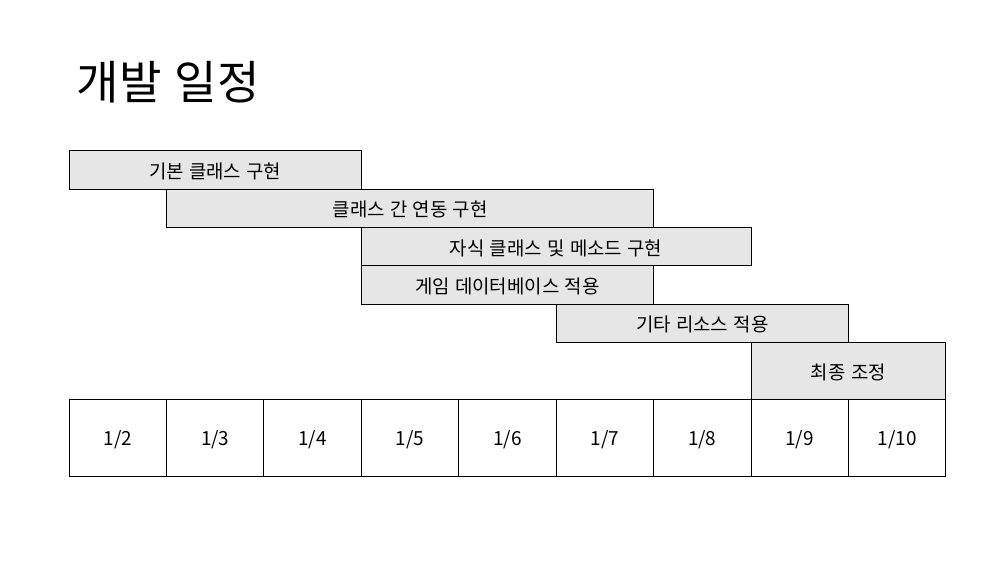
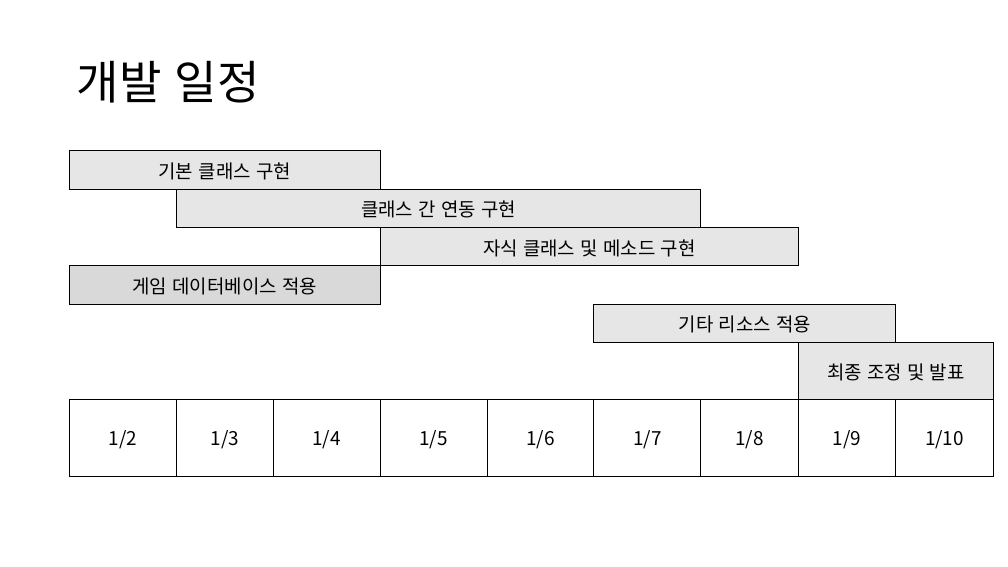
Before and after one commit to bkhj17/Dominion, a slide deck: slide 11 of WINAPI/Textures/Dominion/배한진 WINAPI 기획서 - 도미니온.pptx (slide 10 before the commit). Drawn at 1008x567 pixels with LibreOffice and Linux fonts; fonts in the diff are those of the drawing. Boxes give left, top, right and bottom in pixels: in the first picture for what was removed or moved away, otherwise in the second. Text is boxed around its words. In the diff, an @@ line names an element or a change of style, - is before the commit and + after.

```diff
--- a/WINAPI/Textures/Dominion/배한진 WINAPI 기획서 - 도미니온.pptx
+++ b/WINAPI/Textures/Dominion/배한진 WINAPI 기획서 - 도미니온.pptx
@@ table at bbox=[70, 151, 994, 476] @@
-column 1, row 4: 
+column 1, row 4: 게임 데이터베이스 적용
-column 4, row 4: 게임 데이터베이스 적용
+column 4, row 4: 
+column 6:  |  |  |  |  |  | 
+column 8:  |  |  |  |  |  | 
-column 10, row 6: 최종 조정
+column 10, row 6: 최종 조정 및 발표
@@ table: place and size @@
-table at bbox=[70, 151, 947, 476]
+table at bbox=[70, 151, 994, 476]
```
Also in this commit, not shown: 4 other slides changed, 1 slide added, 15 other files.
